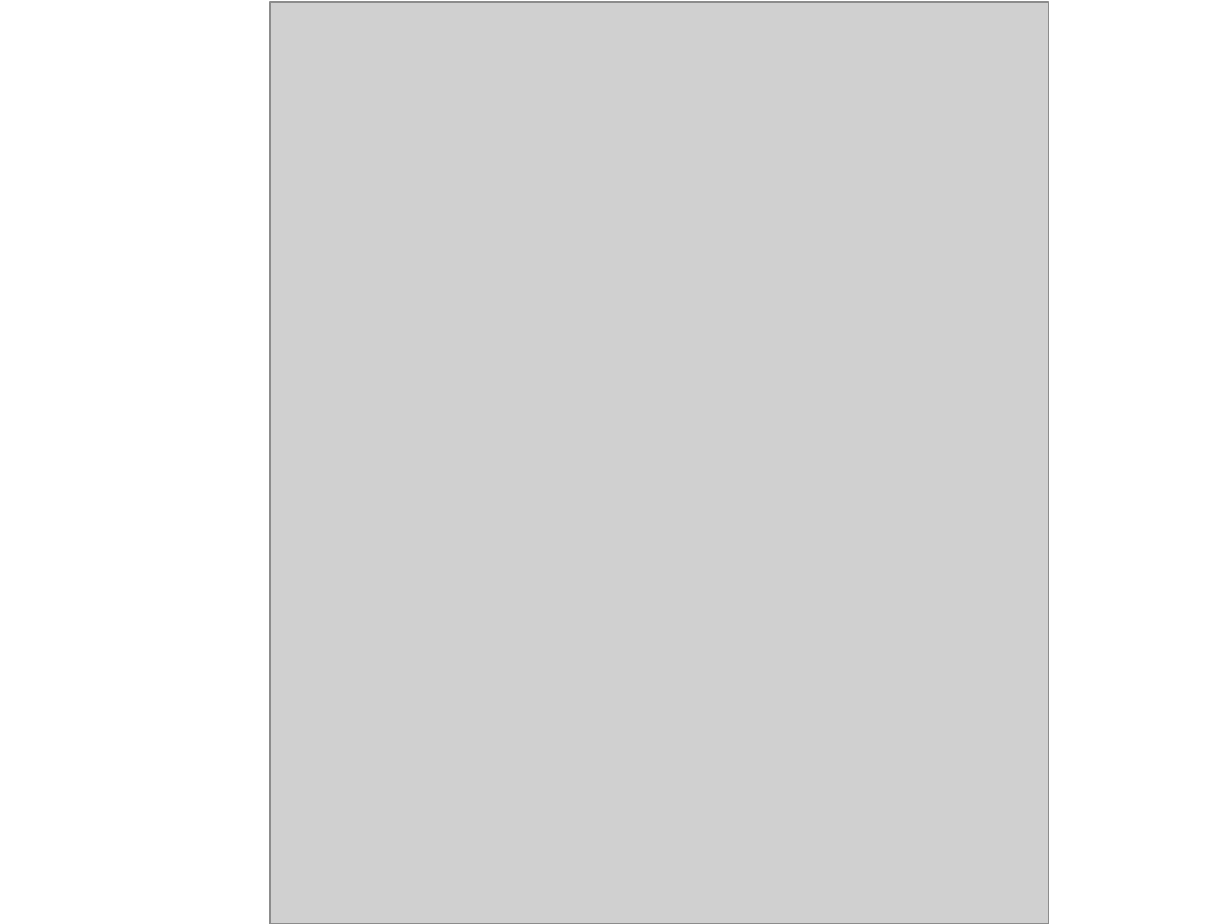
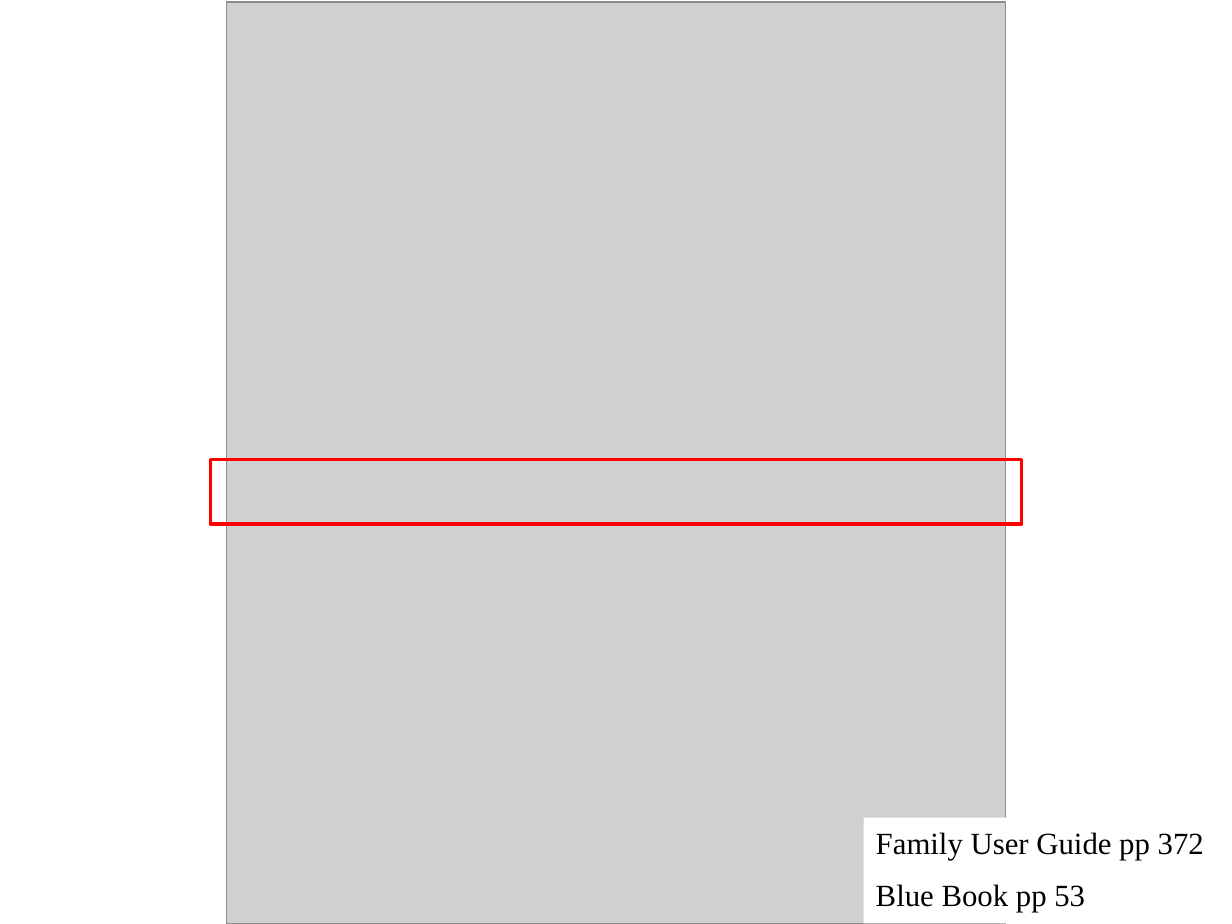
Before and after one commit to pw4rn3r/ECE382, a slide deck: slide 13 of notes/L31/Lsn32.pptx. Drawn at 1232x924 pixels with LibreOffice and Linux fonts; fonts in the diff are those of the drawing; grey boxes stand for pictures. Boxes give left, top, right and bottom in pixels: in the first picture for what was removed or moved away, otherwise in the second. Text is boxed around its words. In the diff, an @@ line names an element or a change of style, - is before the commit and + after.

```diff
--- a/notes/L31/Lsn32.pptx
+++ b/notes/L31/Lsn32.pptx
@@ picture: place and size @@
-picture at (270,2,1048,924)
+picture at (227,2,1005,924)
@@ rectangle added at (211,460,1021,524), outline #FF0000 2 pt @@
@@ rectangle added at (864,818,1232,924), fill #FFFFFF, 18 pt, text #000000 @@
+Family User Guide pp 372
+Blue Book pp 53
```
Also in this commit, not shown: 7 other slides changed, 11 slides added, 2 slides removed.
